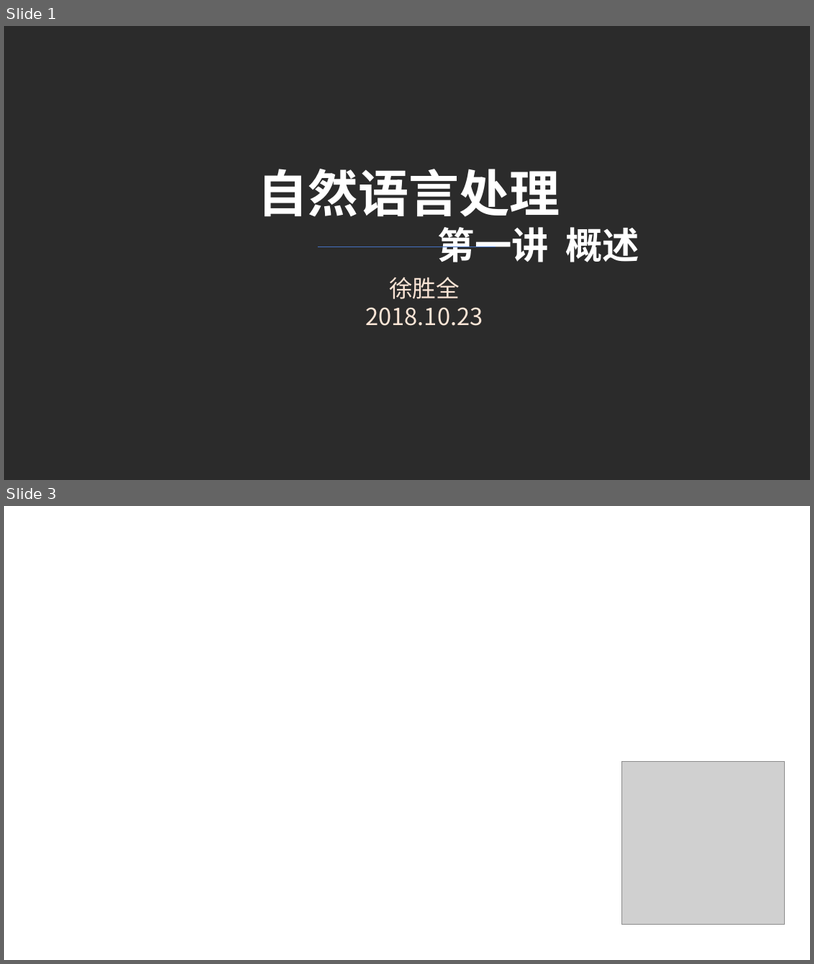
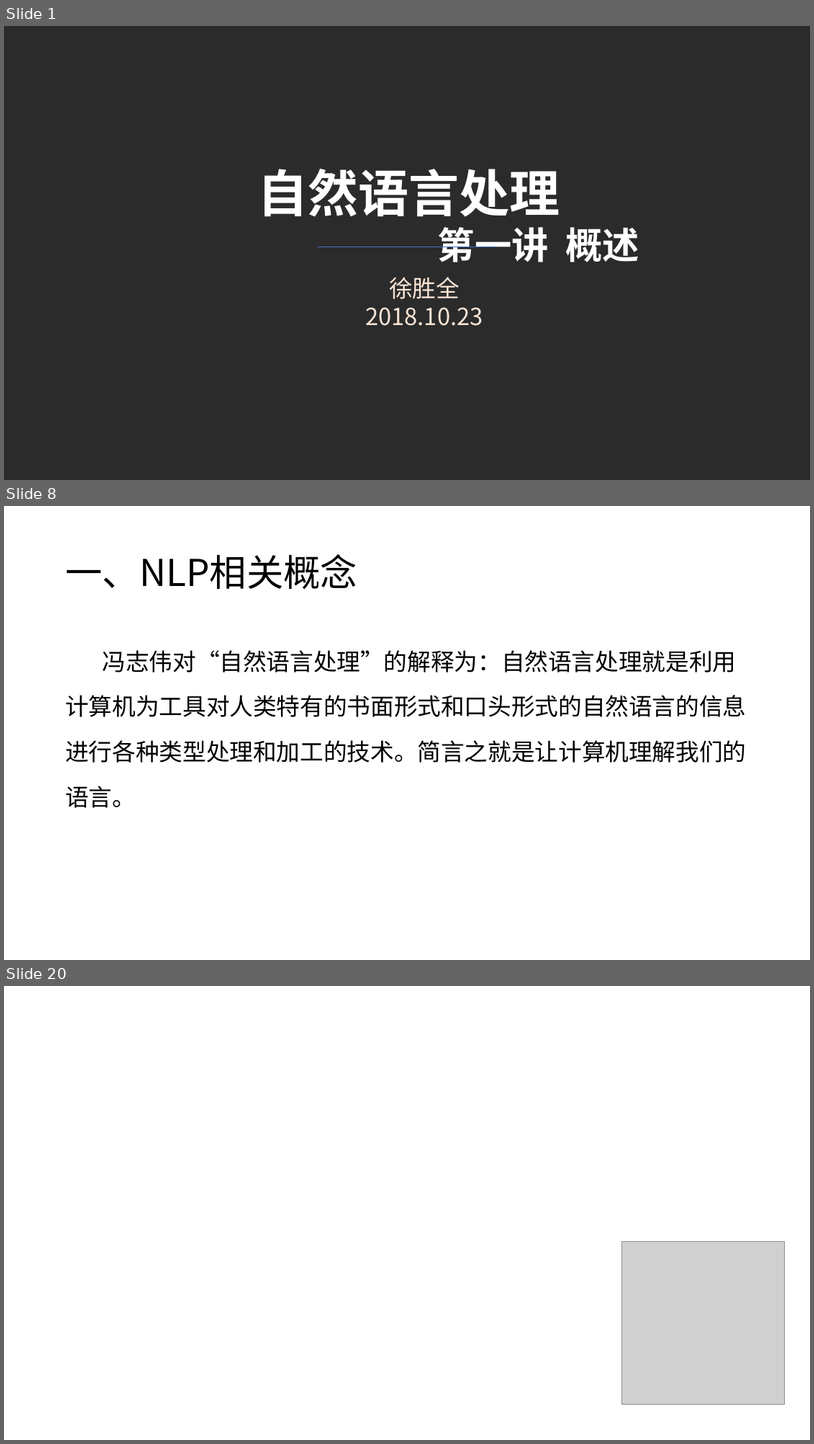
Before and after one commit to charlesXu86/Chatbot_CN, a slide deck: Chatbot_Doc/课程/自然语言处理-1.pptx. Shown one above the other, each under a label of ours: slides 1 and 3 before the commit, slides 1, 8 and 20 after it; the slides between them are not shown. The pictures are 814x964 and 814x1444 pixels, drawn with LibreOffice and Linux fonts; fonts in the diff are those of the drawing; grey boxes stand for pictures; background and template pictures are left out; a plain dark background stands for a picture behind light text. Boxes give left, top, right and bottom in pixels: in the first picture for what was removed or moved away, otherwise in the second. Text is boxed around its words. In the diff, an @@ line names an element or a change of style, - is before the commit and + after.

```diff
--- a/Chatbot_Doc/课程/自然语言处理-1.pptx
+++ b/Chatbot_Doc/课程/自然语言处理-1.pptx
@@ slide 8 added at (4,506,810,960), background #FFFFFF @@
@@ title added at (65,554,358,589), 44 pt, text #000000 @@
+一、NLP相关概念
@@ text added at (65,650,746,808), 28 pt, text #000000 @@
+冯志伟对“自然语言处理”的解释为：自然语言处理就是利用计算机为工具对人类特有的书面形式和口头形式的自然语言的信息进行各种类型处理和加工的技术。简言之就是让计算机理解我们的语言。
@@ what was slide 3 is now slide 20 @@
```
Also in this commit, not shown: 16 other slides added.
